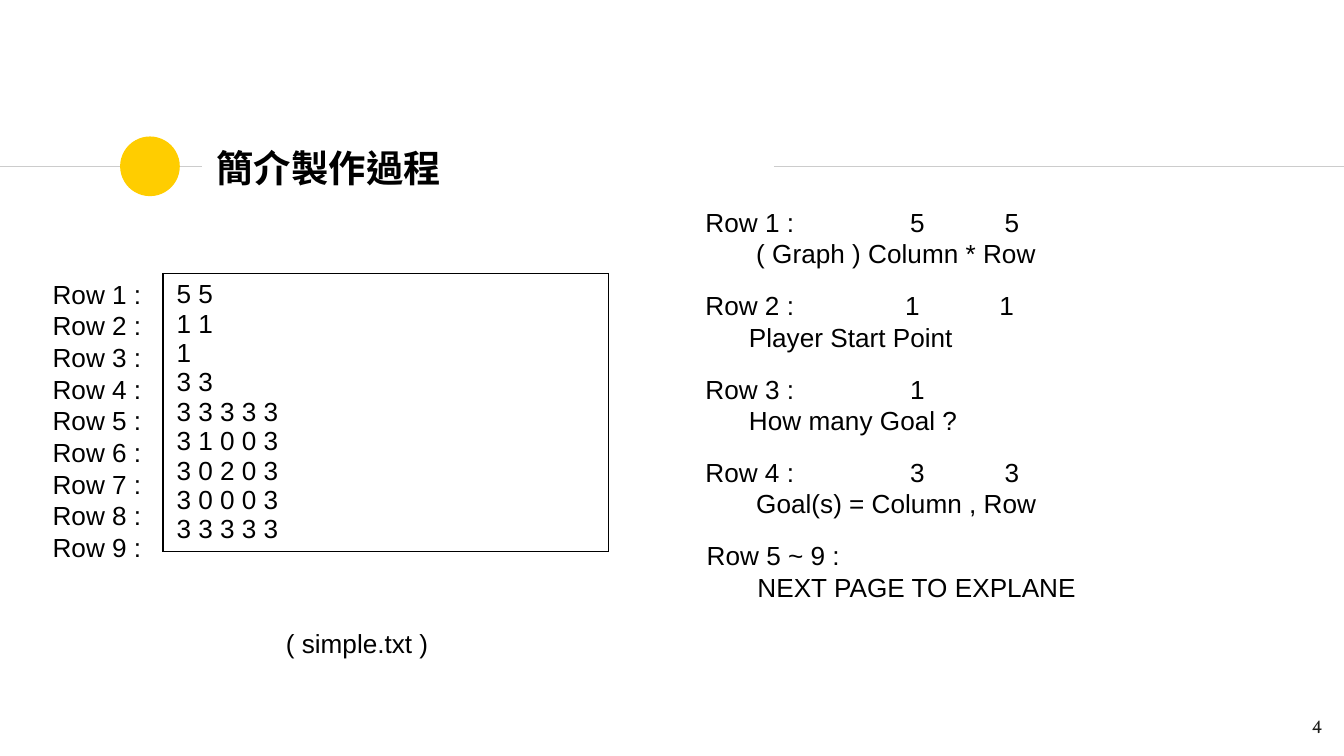
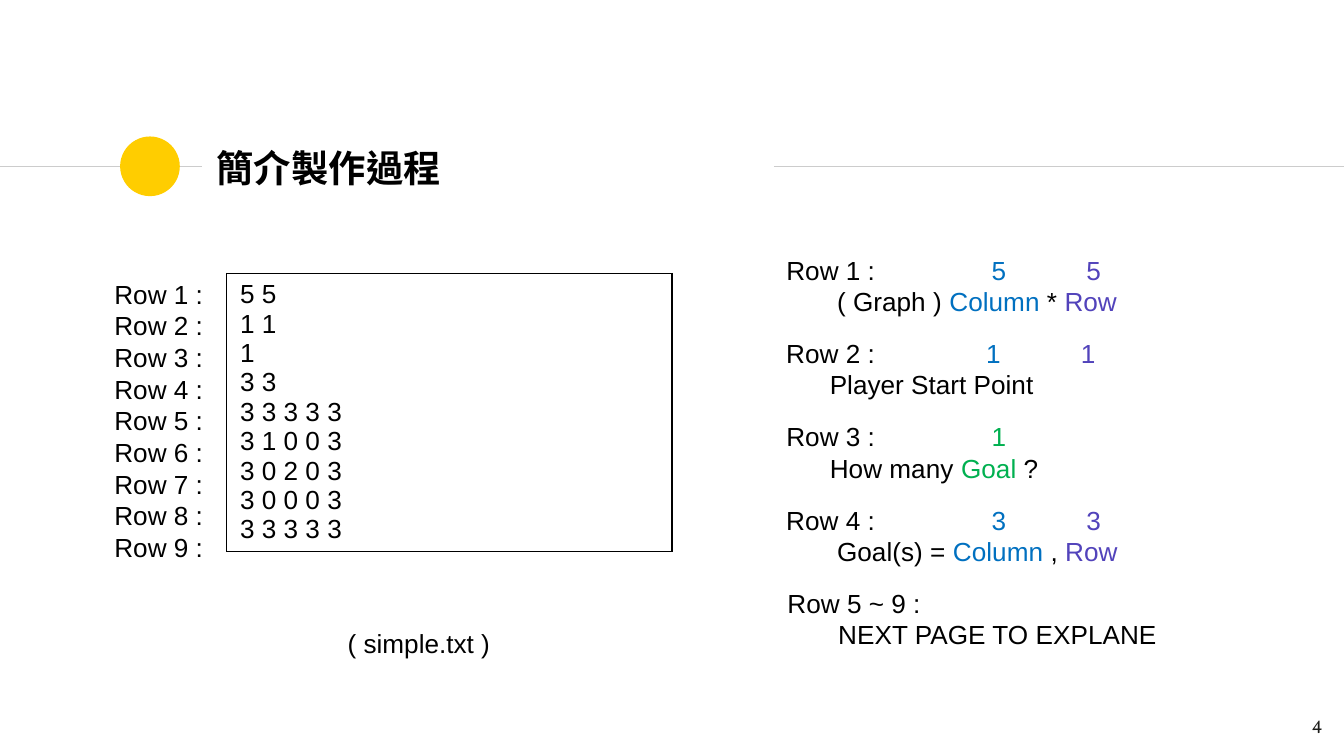
Before and after one commit to Banana-Huang/AI_Course_Team1_2018, a slide deck: slide 4 of Project/Team_1_project_proposal.pptx. Drawn at 1344x756 pixels with LibreOffice and Linux fonts; fonts in the diff are those of the drawing. Boxes give left, top, right and bottom in pixels: in the first picture for what was removed or moved away, otherwise in the second. Text is boxed around its words. In the diff, an @@ line names an element or a change of style, - is before the commit and + after.

Commit message:
2018.12.17
修改處:
PPT :
1. 動機修改
2. 增加討論過程及原因(未完成)

簡報 :
未同步PPT

圖片 :
AI檔、一些PPT用PNG檔

```diff
--- a/Project/Team_1_project_proposal.pptx
+++ b/Project/Team_1_project_proposal.pptx
@@ text "Row 1 : 5 5" at (x1=786, y1=262, x2=1117, y2=317): text colour #000000 to #0070C0 in "5", "Column"; text colour #000000 to #5243BB in "5", "Row" @@
@@ table moved from (x1=163, y1=273, x2=607, y2=569) to (x1=227, y1=273, x2=672, y2=569) @@
@@ text at (x1=786, y1=344, x2=1001, y2=364): text colour #000000 to #0070C0, text colour #000000 to #5243BB in "1" @@
@@ text "Row 3 : 1" at (x1=786, y1=427, x2=1016, y2=483): text colour #000000 to #00B050 in "1", "Goal" @@
@@ 5 texts moved together from (x1=705, y1=214, x2=1076, y2=598) to (x1=786, y1=262, x2=1157, y2=645) @@
@@ text "Row 4 : 3 3" at (x1=786, y1=511, x2=1117, y2=567): text colour #000000 to #0070C0 in "3", "Column"; text colour #000000 to #5243BB in "3", "Row" @@
@@ 10 texts moved together from (x1=53, y1=286, x2=412, y2=658) to (x1=114, y1=286, x2=474, y2=658) @@
```
Also in this commit, not shown: 6 other slides changed, 5 slides added, 1 slide removed, 7 other files.
